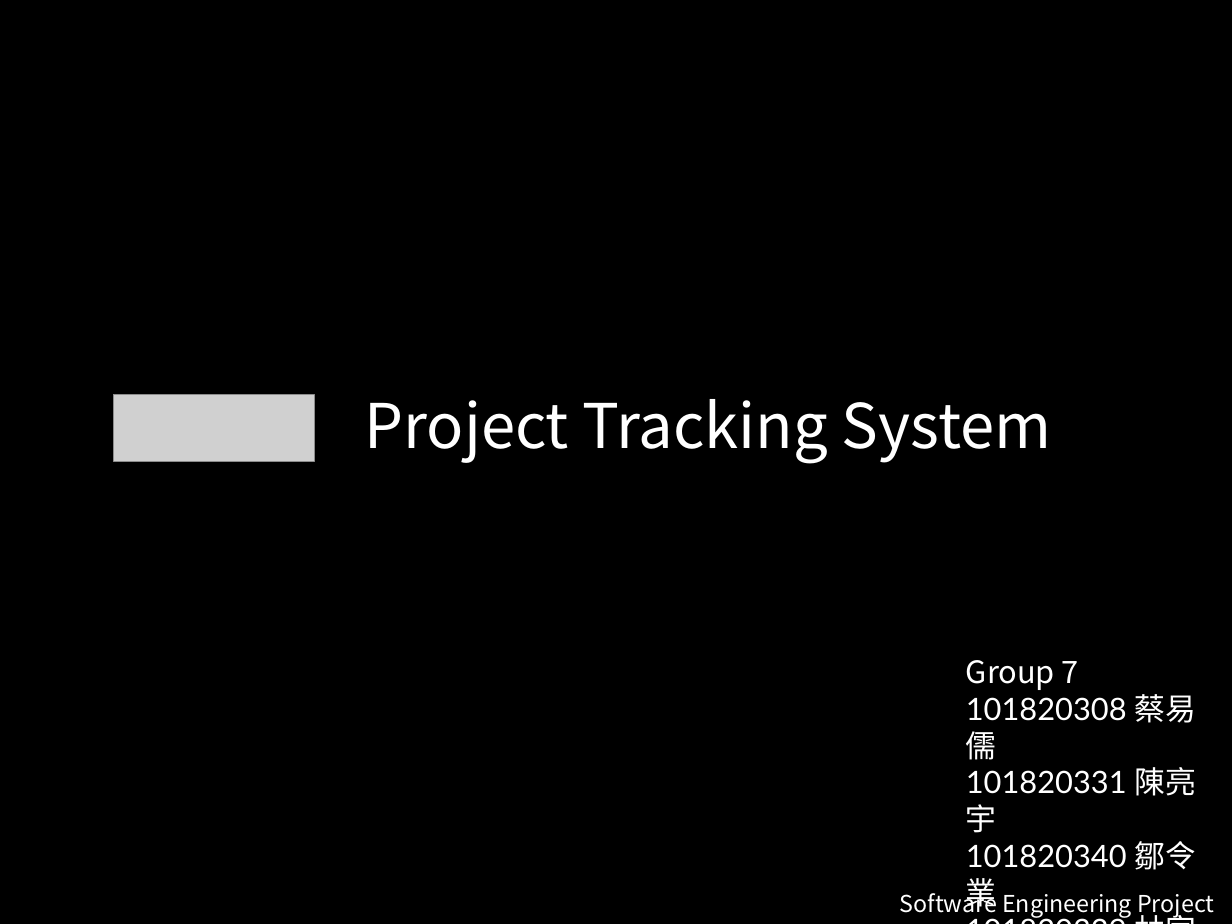
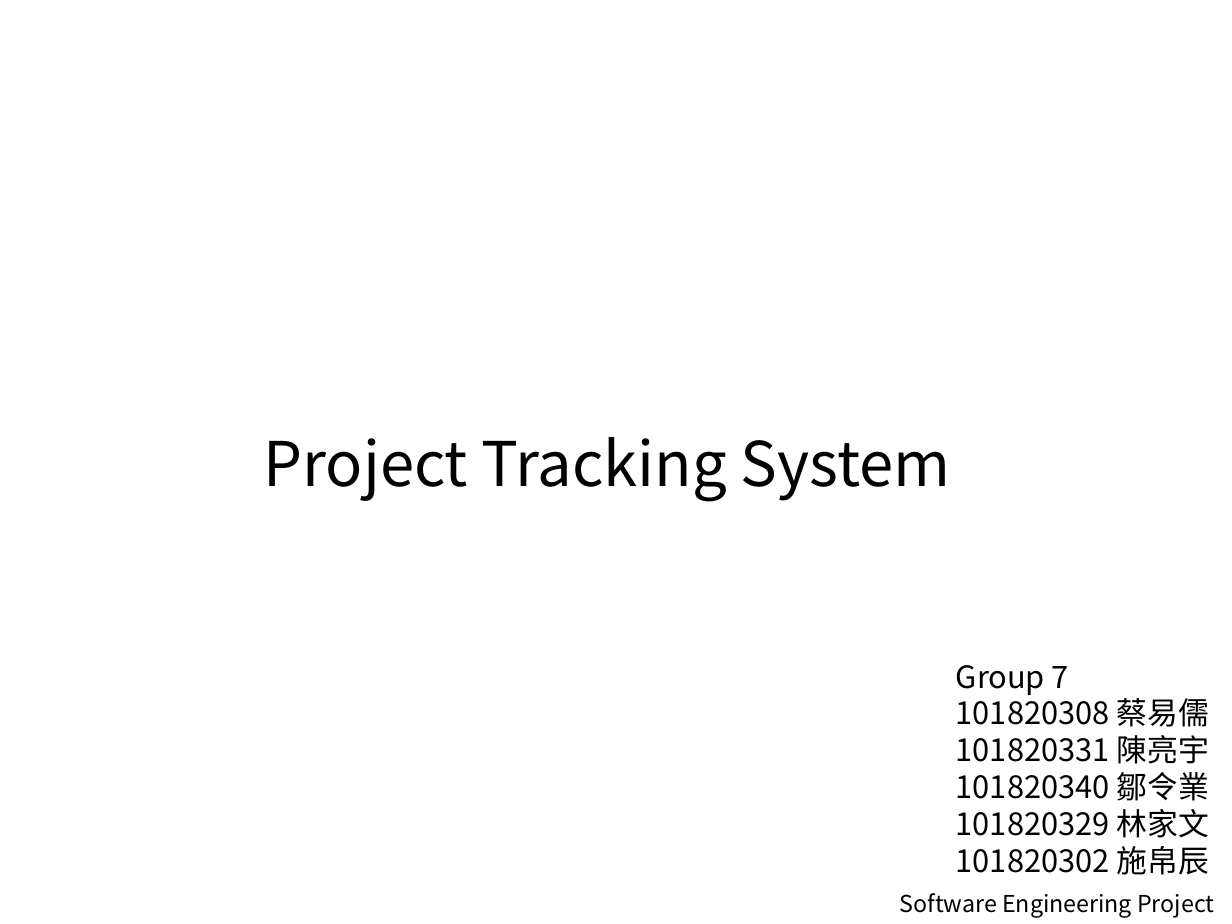
Before and after one commit to LutherTsaiTW/2015SoftwareEngineering, a slide deck: slide 1 of Phase01_Doc/Presentation/Presentation_20151117.pptx. Drawn at 1232x924 pixels with LibreOffice and Linux fonts; fonts in the diff are those of the drawing; grey boxes stand for pictures. Boxes give left, top, right and bottom in pixels: in the first picture for what was removed or moved away, otherwise in the second. Text is boxed around its words. In the diff, an @@ line names an element or a change of style, - is before the commit and + after.

```diff
--- a/Phase01_Doc/Presentation/Presentation_20151117.pptx
+++ b/Phase01_Doc/Presentation/Presentation_20151117.pptx
@@ background #000000 to #FFFFFF @@
@@ title "Project Tracking System" at (264,437,951,502): text colour #FFFFFF to #000000 @@
@@ title "Project Tracking System": place and size @@
-title "Project Tracking System" at (365,399,1052,464)
+title "Project Tracking System" at (264,437,951,502)
@@ picture removed at (113,394,314,461) @@
@@ text "Group 7": place and size @@
-text "Group 7" at (966,660,1197,870)
+text "Group 7" at (956,665,1209,875)
@@ text "Group 7" at (956,665,1209,875): text colour #FFFFFF to #000000, font Lato to Noto Sans CJK SC @@
@@ subtitle "Software Engineering Project" at (900,893,1214,918): text colour #FFFFFF to #000000 @@
```
Also in this commit, not shown: 6 other slides changed, 2 slides added, 1 slide removed, 2 other files.
